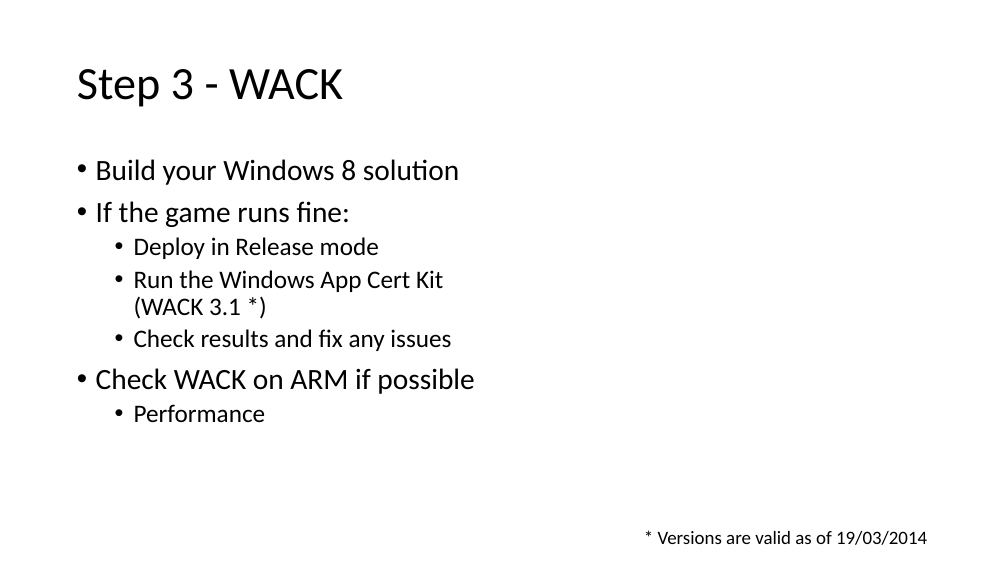
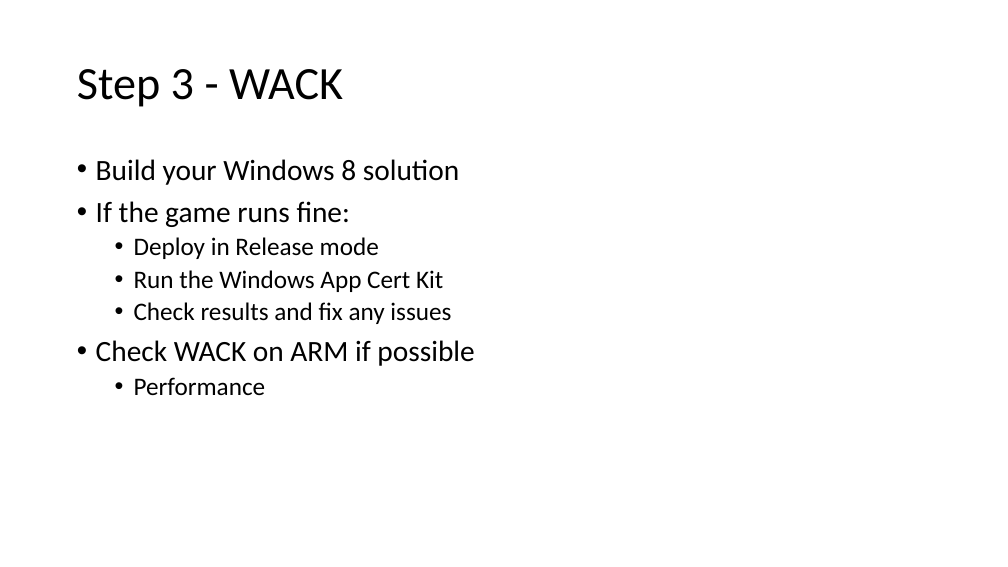
Before and after one commit to quandtm/UnityWin8Porting, a slide deck: slide 10 of PortingUnity_Win8.pptx (slide 8 before the commit). Drawn at 1008x567 pixels with LibreOffice and Linux fonts; fonts in the diff are those of the drawing. Boxes give left, top, right and bottom in pixels: in the first picture for what was removed or moved away, otherwise in the second. Text is boxed around its words. In the diff, an @@ line names an element or a change of style, - is before the commit and + after.

```diff
--- a/PortingUnity_Win8.pptx
+++ b/PortingUnity_Win8.pptx
@@ text at [134, 270, 443, 292]: text changed @@
-  • Run the Windows App Cert Kit (WACK 3.1 *)
+  • Run the Windows App Cert Kit
@@ text removed at [658, 531, 927, 545] @@
-* Versions are valid as of 19/03/2014
```
Also in this commit, not shown: 5 other slides changed, 2 slides added.
